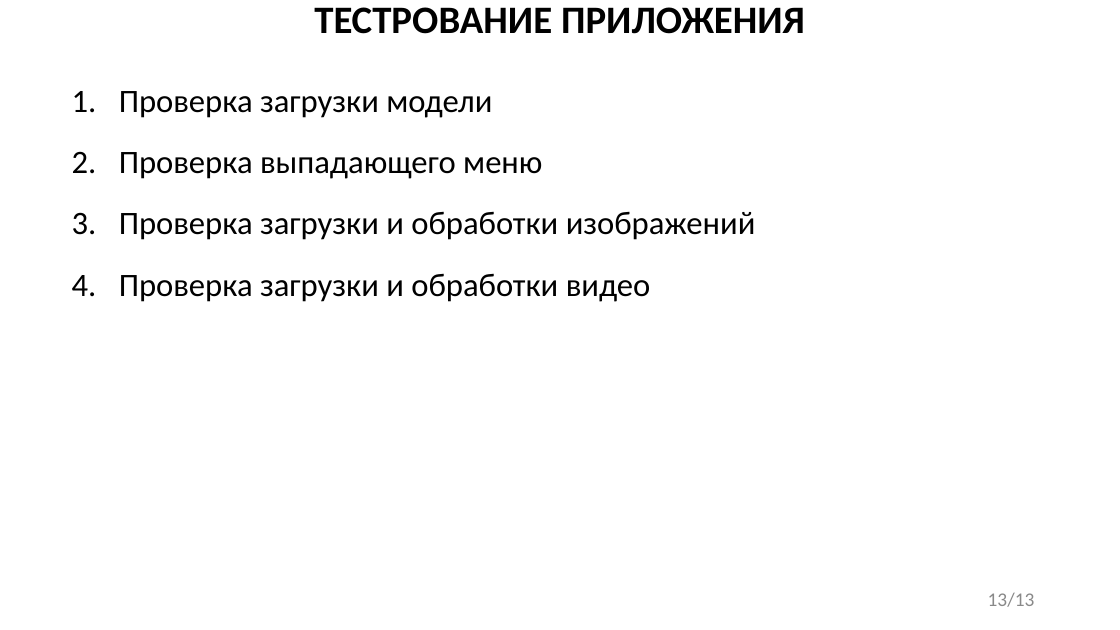
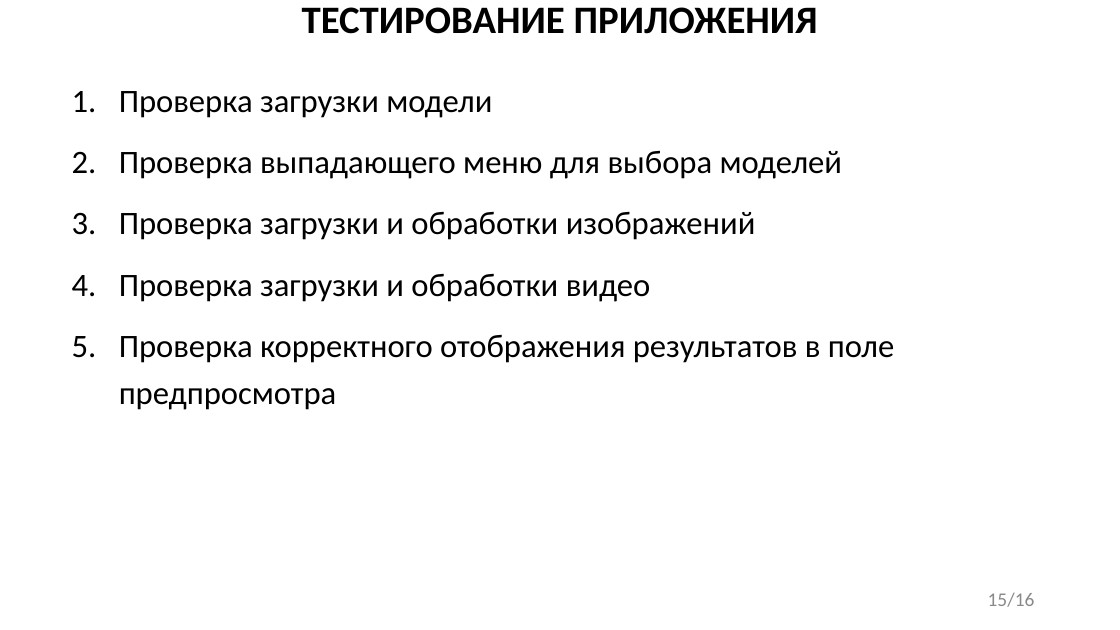
Before and after one commit to FaceMan01/Homework, a slide deck: slide 15 of ВКР/презентация.ppt (slide 13 before the commit). Drawn at 1120x630 pixels with LibreOffice and Linux fonts; fonts in the diff are those of the drawing. Boxes give left, top, right and bottom in pixels: in the first picture for what was removed or moved away, otherwise in the second. Text is boxed around its words. In the diff, an @@ line names an element or a change of style, - is before the commit and + after.

```diff
--- a/ВКР/презентация.ppt
+++ b/ВКР/презентация.ppt
@@ text at (x1=302, y1=7, x2=818, y2=34): text changed @@
-ТЕСТРОВАНИЕ ПРИЛОЖЕНИЯ
+ТЕСТИРОВАНИЕ ПРИЛОЖЕНИЯ
@@ text at (x1=119, y1=150, x2=842, y2=179): text changed @@
-2. Проверка выпадающего меню
+2. Проверка выпадающего меню для выбора моделей
@@ text at (x1=119, y1=335, x2=894, y2=410): paragraph added @@
+5. Проверка корректного отображения результатов в поле предпросмотра
@@ page number at (x1=988, y1=593, x2=1035, y2=607): text changed @@
-13/13
+15/16
```
Also in this commit, not shown: 8 other slides changed, 8 slides added, 4 slides removed, 1 other file.
